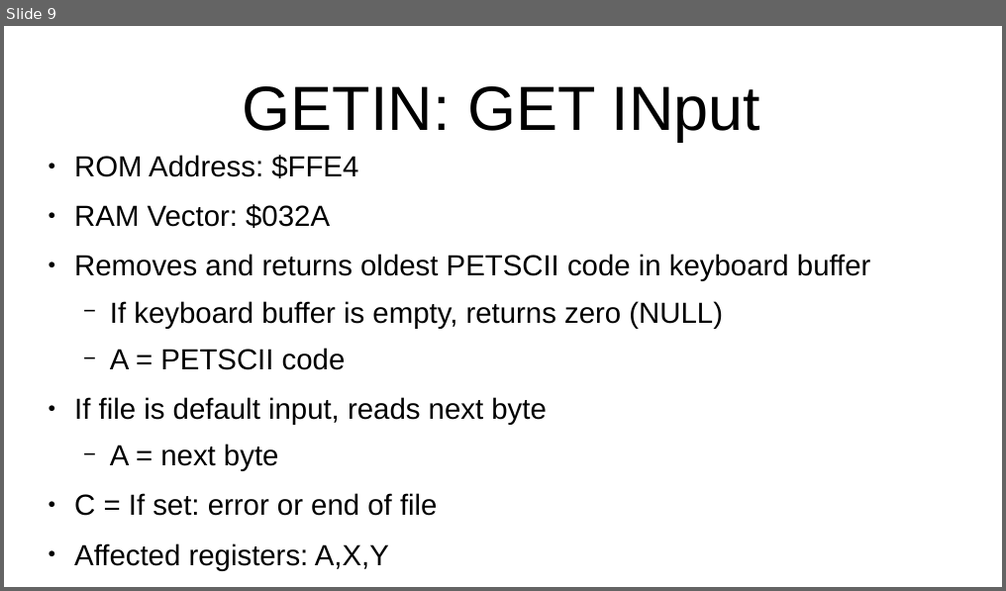
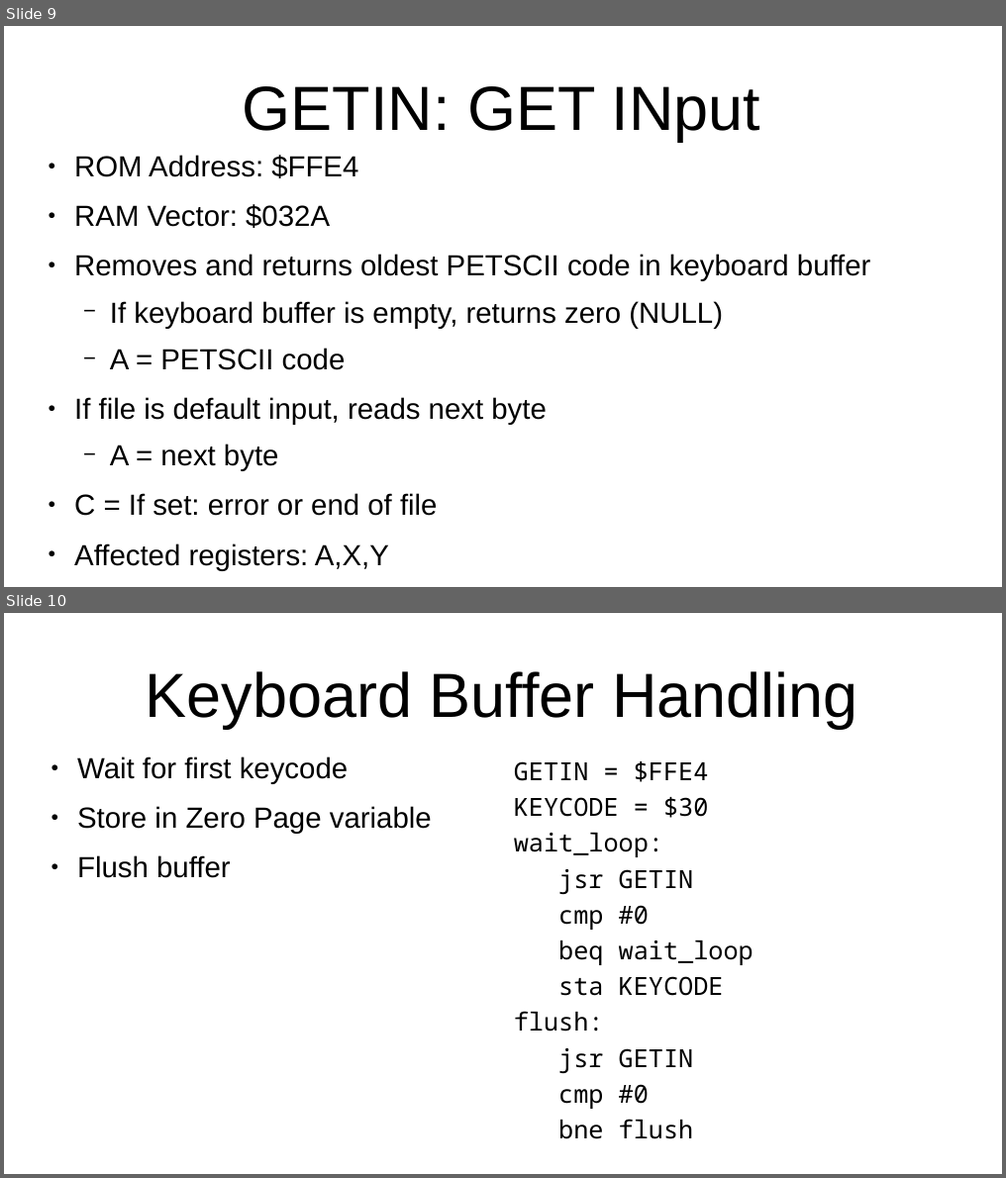
Before and after one commit to SlithyMatt/x16-assembly-tutorial, a slide deck: Lesson8/Lesson8.odp. Shown one above the other, each under a label of ours: slide 9 before the commit, slides 9 and 10 after it. The pictures are 1006x591 and 1006x1178 pixels, drawn with LibreOffice and Linux fonts; fonts in the diff are those of the drawing. Boxes give left, top, right and bottom in pixels: in the first picture for what was removed or moved away, otherwise in the second. Text is boxed around its words. In the diff, an @@ line names an element or a change of style, - is before the commit and + after.

```diff
--- a/Lesson8/Lesson8.odp
+++ b/Lesson8/Lesson8.odp
@@ slide 10 added at (x1=4, y1=613, x2=1002, y2=1174), background #FFFFFF @@
@@ title added at (x1=146, y1=671, x2=858, y2=728), 60 pt, text #000000 @@
+Keyboard Buffer Handling
@@ text added at (x1=77, y1=757, x2=432, y2=878), 28 pt, text #000000 @@
+● Wait for first keycode
+● Store in Zero Page variable
+● Flush buffer
@@ text added at (x1=514, y1=761, x2=753, y2=1140), 24 pt, text #000000 @@
+GETIN = $FFE4
+KEYCODE = $30
+wait_loop:
+jsr GETIN
+cmp #0
+beq wait_loop
+sta KEYCODE
+flush:
+jsr GETIN
+cmp #0
+bne flush
```
Also in this commit, not shown: 3 slides changed, 8 other slides added, 1 slide removed, 1 other file.
